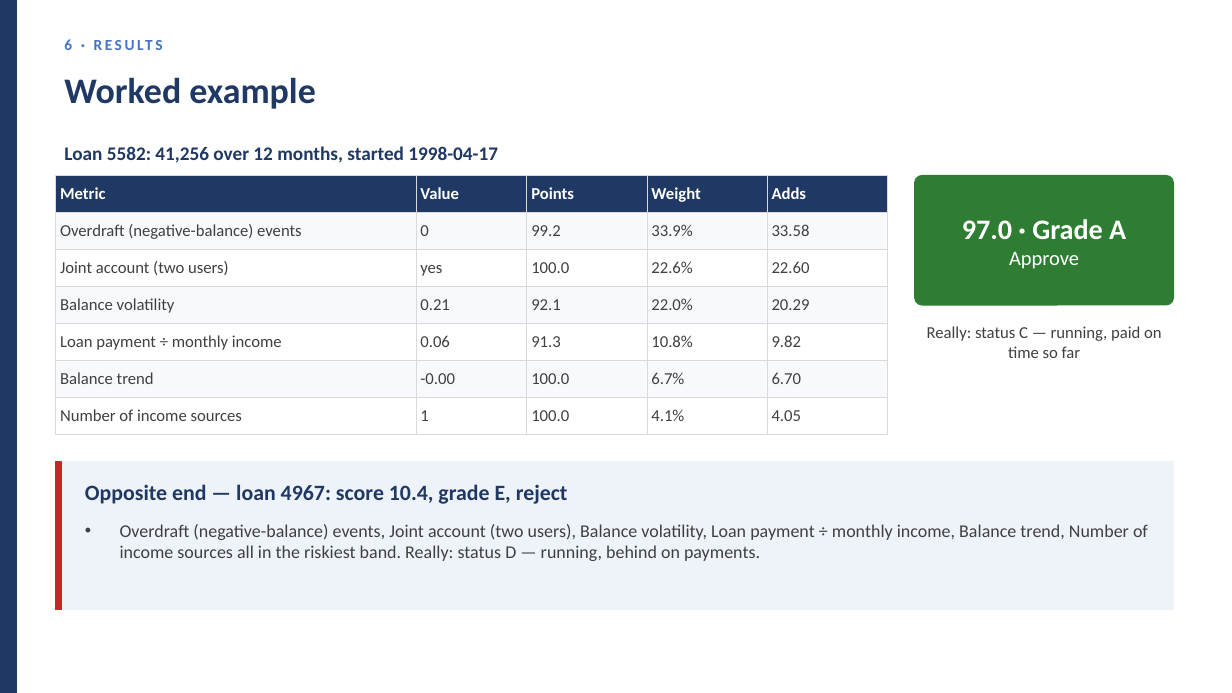
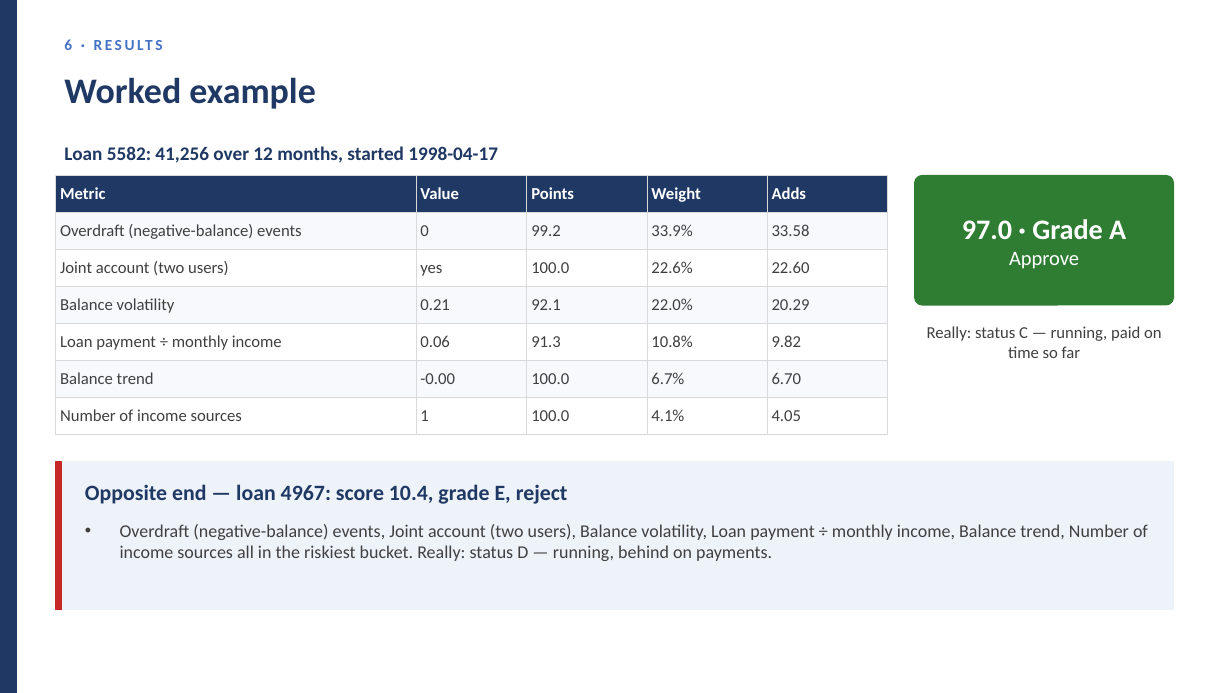
Before and after one commit to huotrithy/da-assignment-risk-scoring, a slide deck: slide 28 of docs/Final_Presentation.pptx (slide 27 before the commit). Drawn at 1232x693 pixels with LibreOffice and Linux fonts; fonts in the diff are those of the drawing. Boxes give left, top, right and bottom in pixels: in the first picture for what was removed or moved away, otherwise in the second. Text is boxed around its words. In the diff, an @@ line names an element or a change of style, - is before the commit and + after.

```diff
--- a/docs/Final_Presentation.pptx
+++ b/docs/Final_Presentation.pptx
@@ text at box(120, 524, 1148, 561): text changed @@
-• Overdraft (negative-balance) events, Joint account (two users), Balance volatility, Loan payment ÷ monthly income, Balance trend, Number of income sources all in the riskiest band. Really: status D — running, behind on payments.
+• Overdraft (negative-balance) events, Joint account (two users), Balance volatility, Loan payment ÷ monthly income, Balance trend, Number of income sources all in the riskiest bucket. Really: status D — running, behind on payments.
```
Also in this commit, not shown: 25 other slides changed, 1 slide added, 34 other files.
